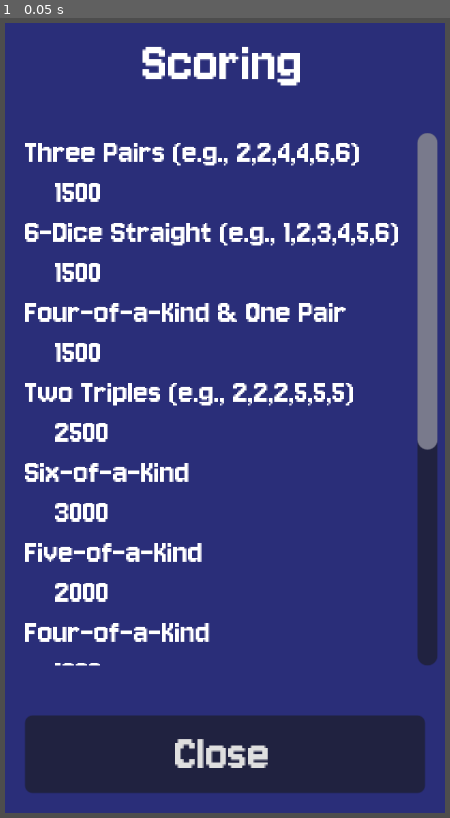
Above: before the commit, frame 1.
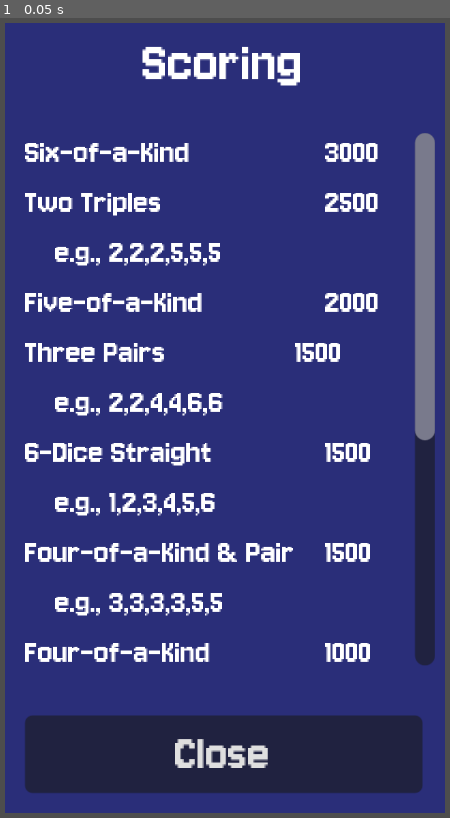
Above: after the commit, the same moment.

Repository: mdcoxe/mobile_farkle
Game: Godot game, scene res://Scene/Scoring.tscn
Same seed, same stepped clock (60 frames per second), same inputs: the game is played once before the commit and once after it. This scene is started directly instead of the project's main scene.
Inputs:
- Up to frame 1 (0.05 s): no input

The runs differ from the first frame. In frame 1, 12% of the frame differs, in the area x 5-98%, y 14-97%.

Commit message:
minor bug fix - winning never changed to text color to green Adjusted scoring text to be more cohesive

Diff:
--- a/Scene/Scoring.tscn
+++ b/Scene/Scoring.tscn
@@ -21,15 +21,19 @@
 
 [node name="MarginContainer" type="MarginContainer" parent="ColorRect"]
 layout_mode = 1
-anchors_preset = 15
-anchor_right = 1.0
+anchors_preset = -1
+anchor_left = -0.417614
+anchor_right = 1.41761
 anchor_bottom = 1.0
+offset_left = 73.5
+offset_right = -73.5
 grow_horizontal = 2
 grow_vertical = 2
 theme_override_constants/margin_left = 3
 theme_override_constants/margin_top = 3
 theme_override_constants/margin_right = 3
 theme_override_constants/margin_bottom = 3
+metadata/_edit_use_anchors_ = true
 
 [node name="VBoxContainer" type="VBoxContainer" parent="ColorRect/MarginContainer"]
 layout_mode = 2
@@ -55,33 +59,30 @@
 [node name="RichTextLabel" type="RichTextLabel" parent="ColorRect/MarginContainer/VBoxContainer/ScrollContainer/MarginContainer"]
 custom_minimum_size = Vector2(150, 0)
 layout_mode = 2
+theme_override_constants/line_separation = 4
 theme_override_fonts/normal_font = ExtResource("1_b5m48")
 theme_override_fonts/bold_font = ExtResource("1_b5m48")
 theme_override_font_sizes/normal_font_size = 14
 bbcode_enabled = true
-text = "Three Pairs (e.g., 2,2,4,4,6,6)
-	1500
-6-Dice Straight (e.g., 1,2,3,4,5,6)
-	1500
-Four-of-a-Kind & One Pair
-	1500
-Two Triples (e.g., 2,2,2,5,5,5)
-	2500
-Six-of-a-Kind
-	3000
-Five-of-a-Kind
-	2000
-Four-of-a-Kind
-	1000
-Three 1s
-	1000
-Three 2s - 6s
-   Dice Value x 100
-   e.g. Three 3's = 3 x 100
-Single 1
-   100
-Single 5
-   50"
+text = "Six-of-a-Kind					3000
+Two Triples						2500
+	e.g., 2,2,2,5,5,5
+Five-of-a-Kind					2000
+Three Pairs 					1500
+	e.g., 2,2,4,4,6,6
+6-Dice Straight				1500
+	e.g., 1,2,3,4,5,6
+Four-of-a-Kind & Pair	1500
+	e.g., 3,3,3,3,5,5
+Four-of-a-Kind				1000
+Three 1s							1000
+Three 2s							200
+Three 3s				 			300
+Three 4s				 			400
+Three 5s				 			500
+Three 6s				 			600
+Single 1								100
+Single 5							50"
 fit_content = true
 
 [node name="ButtonContainer" type="MarginContainer" parent="ColorRect/MarginContainer/VBoxContainer"]
--- a/Scripts/game.gd
+++ b/Scripts/game.gd
@@ -53,7 +53,7 @@
 		"highest_roll": highest_roll,
 		"farkle_count": farkle_count,
 		"round_count": round_count,
-		"win": message.find("won") != -1
+		"win": message.find("WON") != -1
 	}
 	emit_signal("game_over", message, stats)
 
